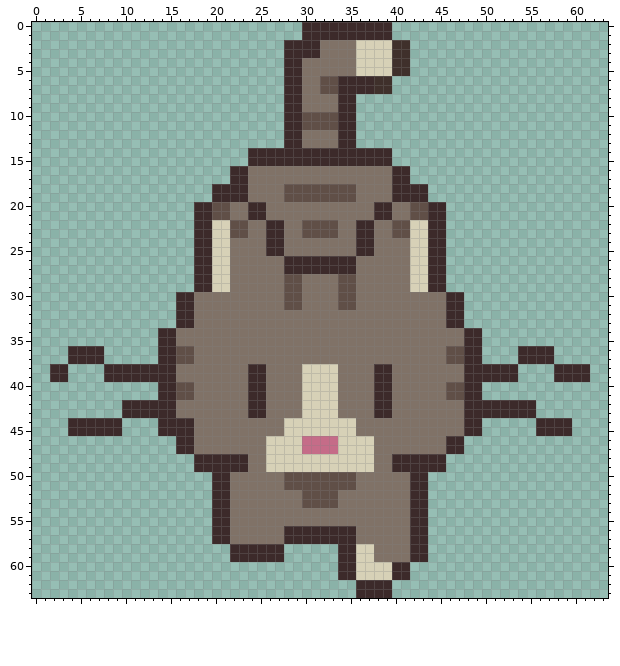
Edited in one commit: pixel-art sprite (graphics/characters/Player/down/2.png). The first picture shows the starting point.
The file is 64x64 pixels. Pixels under 10% opacity are left out. Colours within 5 levels of each other are drawn and written as one.
New version:
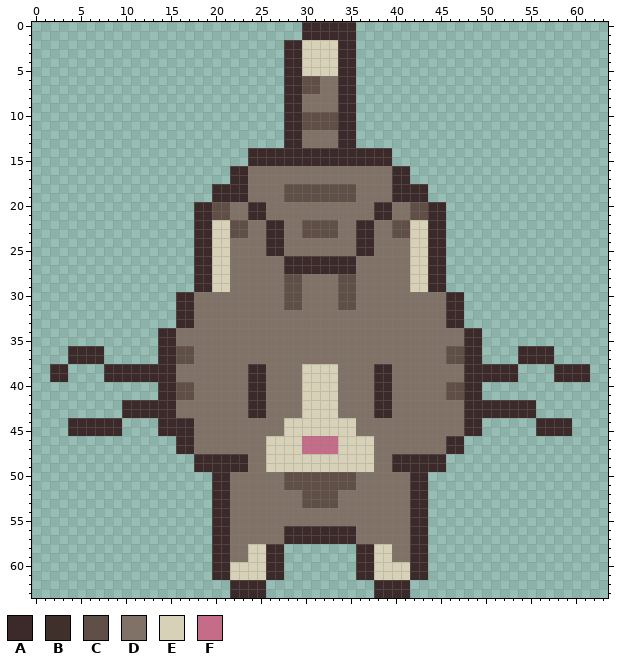
Palette (. is transparent): A #3c2a2a  B #3f302b  C #604f47  D #807267  E #d7d1b7  F #c56c88
From old to new:
The author put colour A in rows 58 to 59 at x 20 to 21; in rows 60 to 61 at x 20 to 21, 26 to 27 and 42 to 43; in rows 62 to 63 at x 22 to 25 and 40 to 41.
Colour D becomes colour A in rows 2 to 5 at x 34 to 35.
Colour E becomes colour A in rows 58 to 61 at x 36 to 37.
Colour D becomes colour C in rows 6 to 7 at x 30 to 31.
Colour A becomes colour D in rows 58 to 59 at x 22 to 23.
Colour C becomes colour D in rows 6 to 7 at x 32 to 33.
The author put colour E in rows 60 to 61 at x 22 to 25.
Colour A becomes colour E in rows 2 to 3 at x 30 to 31; in rows 58 to 59 at x 24 to 25; in rows 60 to 61 at x 40 to 41.
Colour D becomes colour E in rows 2 to 3 at x 32 to 33; in rows 4 to 5 at x 30 to 33; in rows 58 to 59 at x 38 to 39.
Colour A is gone in rows 0 to 1 at x 36 to 39; in rows 6 to 7 at x 36 to 37; in rows 58 to 61 at x 34 to 35; in rows 62 to 63 at x 36 to 37.
Colour B is gone in rows 2 to 5 at x 40 to 41; in rows 6 to 7 at x 38 to 39.
Colour E is gone in rows 2 to 5 at x 36 to 39.
